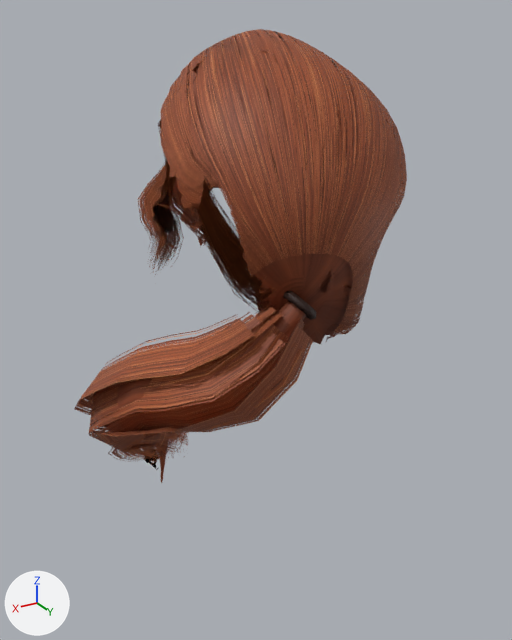
The glTF model public/models/hair/male/wavy-ponytail-light.glb: old version first, new version second.
Before and after are seen from a camera (50 mm lens) standing at (0.333, 0.508, 1.744) and looking at (0.042, 0.023, 1.502). Every picture has the same lights, and +X, +Y and +Z are marked at lower left. The first picture is the older version. Vertices at exactly the same position are counted once.

Objects in the first picture: 'sarahHair'.
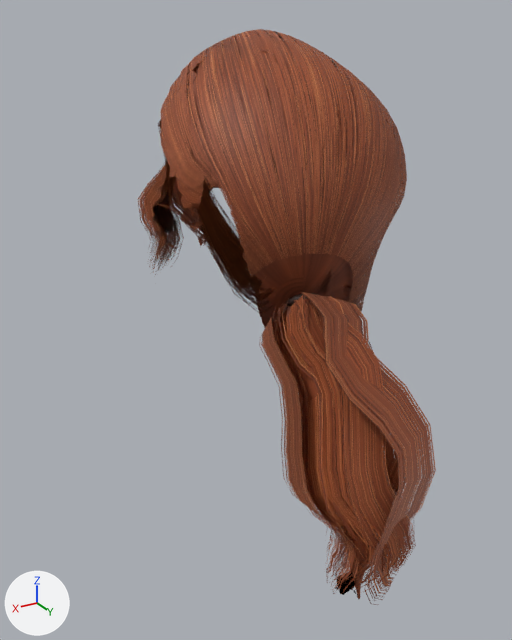
Diff of the bpy script that builds the scene:
```diff
--- a/public/models/hair/male/wavy-ponytail-light.glb.py
+++ b/public/models/hair/male/wavy-ponytail-light.glb.py
@@ me_sarahhair @@
 # used by ob_sarahhair; location = (0.0, 0.0, 0.0)
-me_sarahhair.from_pydata(...)  # 2718 vertices, 4437 faces; spans x -0.096..0.184, y -0.15..0.122, z 1.244..1.734
+me_sarahhair.from_pydata(...)  # 2718 vertices, 4437 faces; spans x -0.096..0.113, y -0.099..0.206, z 1.278..1.734
+# me_sarahhair part 1: the loose piece of 50 vertices spanning x 0.028..0.053, y 0.07..0.102, z 1.525..1.55 is multiplied about its middle by the matrix ((0.857, 0.039, 0.515), (0.383, 0.62, -0.685), (-0.346, 0.783, 0.516)), then moved by (-0.002, 0.003, 0.0)
+# me_sarahhair part 2: 595 of 2718 vertices moved; they spanned x 0.027..0.184, y -0.15..0.122, z 1.244..1.546 and now span x -0.031..0.087, y 0.071..0.206, z 1.278..1.557; mean shift (-0.068, 0.184, 0.031); largest move (0.134, -0.111, 1.311) -> (0.057, 0.201, 1.351)
 me_sarahhair.materials.append(mat_sarahhair)
```

Changed parts and their boxes [x1, y1, x2, y2] in the pictures (512 x 640 px; the box of a moved part takes in the faces that stretch with it):
'sarahHair', reshaped (10% narrower, 27% taller): before [74, 29, 407, 483]; after [138, 29, 436, 605]
part 1 of me_sarahhair, moved or reshaped: before [283, 291, 317, 320]; after [285, 293, 318, 309]
part 2 of me_sarahhair, moved or reshaped: before [74, 301, 313, 483]; after [259, 292, 436, 605]
